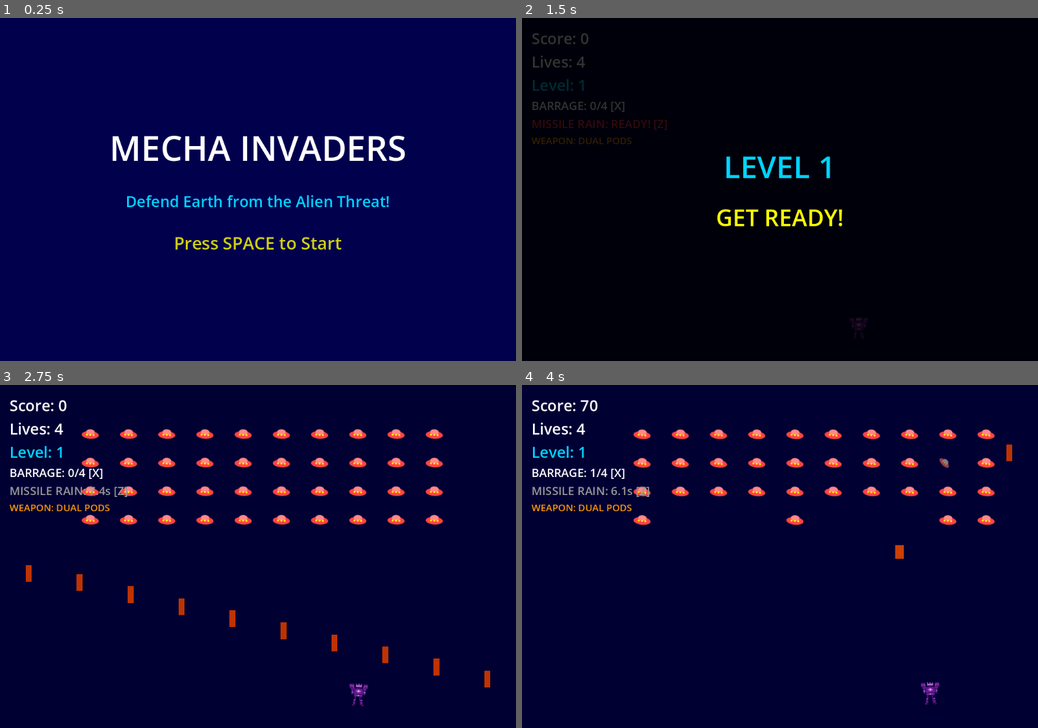
Above: before the commit, frames 1-4 (two rows, left to right).
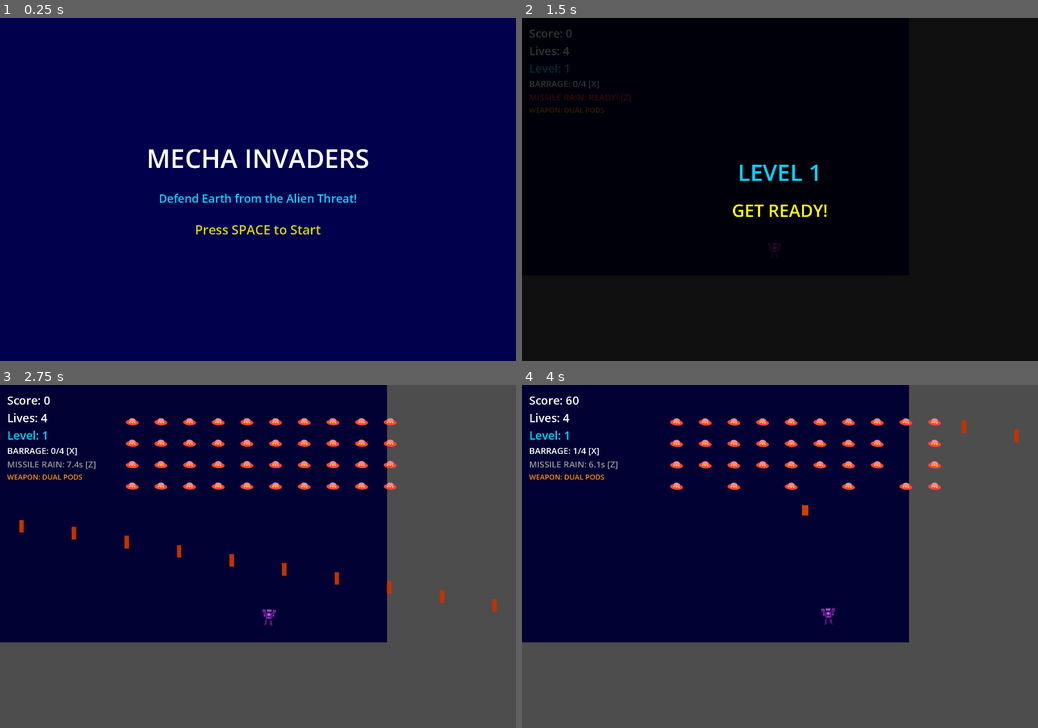
Above: after the commit, the same moments.

Repository: Simonepiccirilli1991/mecha-invaders-godot
Game: Godot game, scene res://scenes/main.tscn
Two runs of this game, one before a commit and one after it. Both use one fixed random seed, a clock stepped at 60 frames per second and the inputs below.
Inputs:
- Up to frame 1 (0.25 s): no input
- Up to frame 2 (1.5 s): tap Space (shoot) at 0.5 s; hold D (move_right) 0.53-1.28 s; hold Space (shoot) 0.53-1.28 s; tap R (restart) at 1.25 s; hold A (move_left) from 1.28 s (still down); tap X (special) at 1.35 s
- Up to frame 3 (2.75 s): tap R (restart) at 2 s; release A (move_left) at 2.03 s; hold D (move_right) from 2.03 s (still down); tap Z (ultimate) at 2.1 s
- Up to frame 4 (4 s): tap Space (shoot) at 2.85 s; release D (move_right) at 3.53 s; hold A (move_left) from 3.53 s (still down); tap X (special) at 3.6 s

The runs differ from the first frame. In frame 1, 4.2% of the frame differs, in the area x 21-79%, y 34-68%; in frame 2, 2.7%; in frame 3, 50%, in the area x 0-100%, y 0-100%; in frame 4, 48%.
Error in both runs: Invalid assignment of property or key 'hud' with value of type 'CanvasLayer (hud.gd)' on a base object of type 'Node (game_manager.gd)'. (res://scripts/main.gd…

Commit message:
added copertina

Diff:
--- a/project.godot
+++ b/project.godot
@@ -21,8 +21,8 @@
 
 [display]
 
-window/size/viewport_width=1080
-window/size/viewport_height=720
+window/size/viewport_width=1440
+window/size/viewport_height=960
 window/size/resizable=false
 window/stretch/mode="viewport"
 
--- a/scenes/main.tscn
+++ b/scenes/main.tscn
@@ -19,7 +19,7 @@
 color = Color(0, 0, 0.2, 1)
 
 [node name="Player" parent="." instance=ExtResource("2_player")]
-position = Vector2(540, 650)
+position = Vector2(720, 880)
 
 [node name="EnemySpawner" type="Node2D" parent="."]
 script = ExtResource("3_spawner")
Binary file added: Copertina.png
